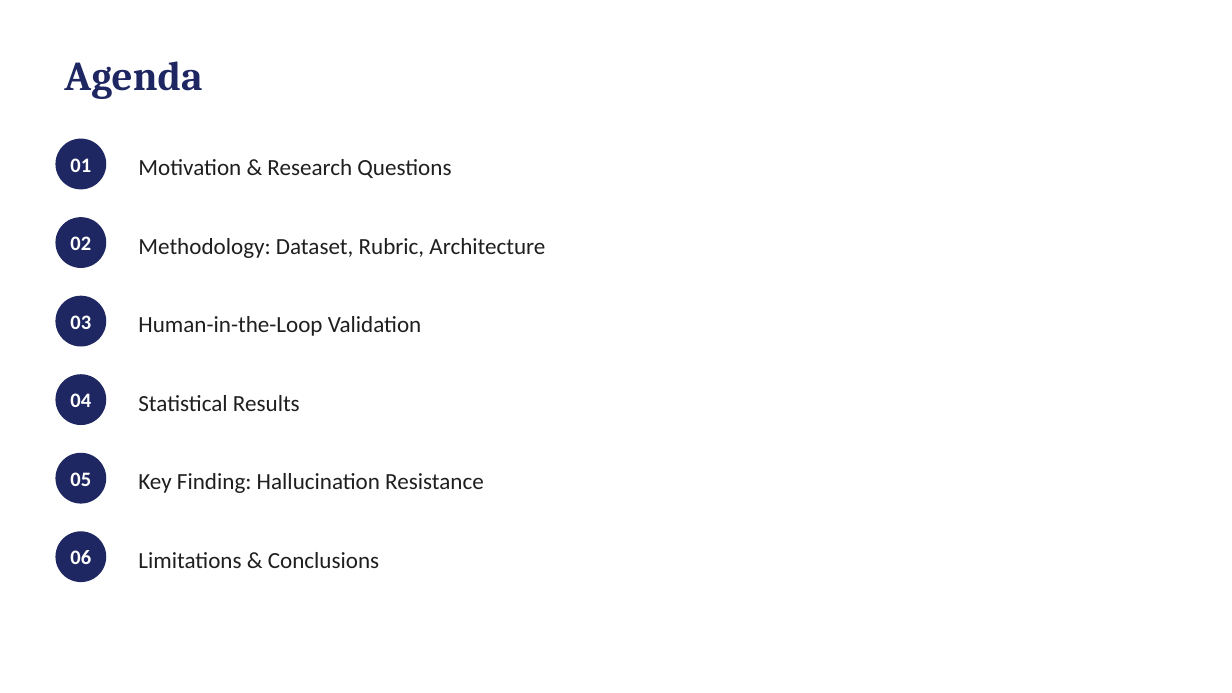
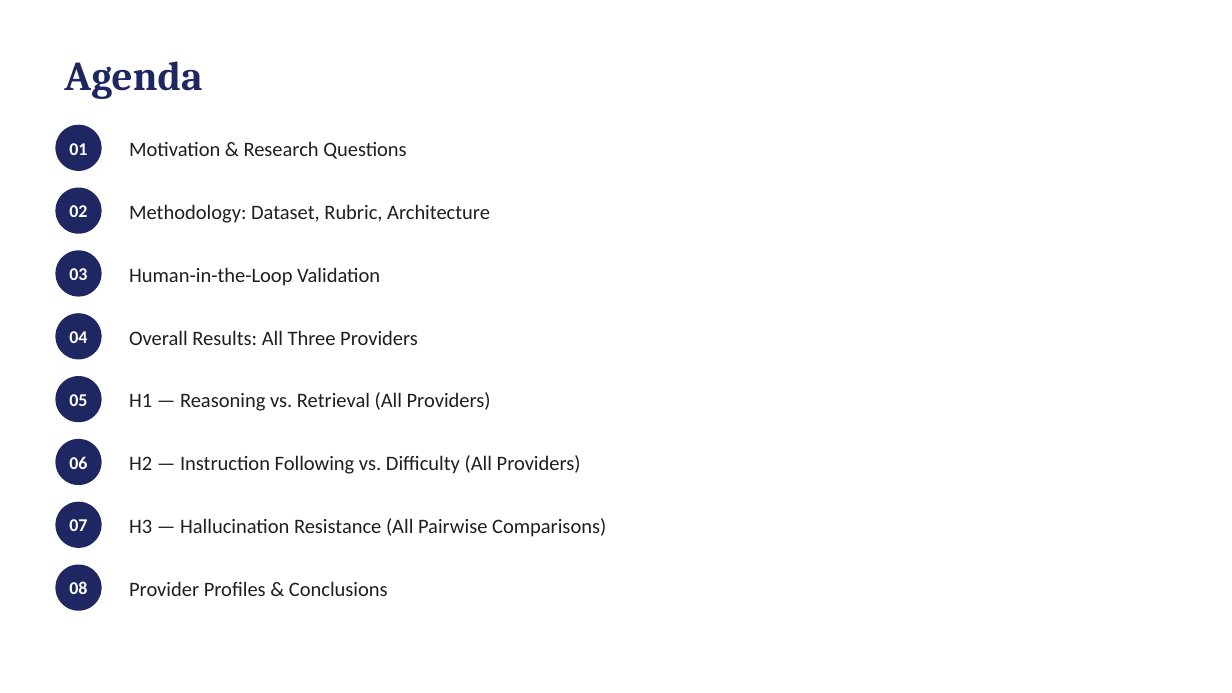
Before and after one commit to jazibasad/LLM-Benchmarking-Framework, a slide deck: slide 2 of 06_Final_Report/Final_Presentation.pptx. Drawn at 1232x693 pixels with LibreOffice and Linux fonts; fonts in the diff are those of the drawing. Boxes give left, top, right and bottom in pixels: in the first picture for what was removed or moved away, otherwise in the second. Text is boxed around its words. In the diff, an @@ line names an element or a change of style, - is before the commit and + after.

```diff
--- a/06_Final_Report/Final_Presentation.pptx
+++ b/06_Final_Report/Final_Presentation.pptx
@@ text "01": place and size @@
-text "01" at box(70, 158, 91, 172)
+text "01" at box(69, 143, 87, 155)
@@ ellipse: place and size @@
-ellipse at box(55, 139, 106, 189)
+ellipse at box(55, 125, 102, 171)
@@ text "Motivation & Research Questions": place and size @@
-text "Motivation & Research Questions" at box(138, 159, 451, 178)
+text "Motivation & Research Questions" at box(129, 141, 406, 159)
@@ text "02": place and size @@
-text "02" at box(70, 236, 91, 250)
+text "02" at box(69, 205, 87, 217)
@@ ellipse: place and size @@
-ellipse at box(55, 217, 106, 268)
+ellipse at box(55, 188, 102, 234)
@@ text "Methodology: Dataset, Rubric, Architecture": place and size @@
-text "Methodology: Dataset, Rubric, Architecture" at box(138, 238, 545, 258)
+text "Methodology: Dataset, Rubric, Architecture" at box(129, 204, 490, 223)
@@ text "03": place and size @@
-text "03" at box(70, 315, 91, 329)
+text "03" at box(69, 268, 87, 280)
@@ ellipse: place and size @@
-ellipse at box(55, 296, 106, 347)
+ellipse at box(55, 250, 102, 297)
@@ size 18 to 16 pt in 3 elements at box(129, 141, 406, 159), box(129, 204, 490, 223), box(129, 267, 380, 286) @@
@@ text "Human-in-the-Loop Validation": place and size @@
-text "Human-in-the-Loop Validation" at box(138, 316, 422, 336)
+text "Human-in-the-Loop Validation" at box(129, 267, 380, 286)
@@ text "04": place and size @@
-text "04" at box(70, 393, 91, 407)
+text "04" at box(69, 331, 87, 343)
@@ ellipse: place and size @@
-ellipse at box(55, 374, 106, 425)
+ellipse at box(55, 313, 102, 360)
@@ text at box(129, 330, 418, 345): text changed; size 18 to 16 pt @@
-Statistical Results
+Overall Results: All Three Providers
@@ text "05": place and size @@
-text "05" at box(70, 472, 91, 486)
+text "05" at box(69, 394, 87, 406)
@@ ellipse: place and size @@
-ellipse at box(55, 453, 106, 504)
+ellipse at box(55, 376, 102, 422)
@@ text at box(129, 392, 491, 411): text changed; size 18 to 16 pt @@
-Key Finding: Hallucination Resistance
+H1 — Reasoning vs. Retrieval (All Providers)
@@ size 16 to 14 pt in 6 elements at box(69, 143, 87, 155), box(69, 205, 87, 217), box(69, 268, 87, 280), box(69, 331, 87, 343), box(69, 394, 87, 406), box(69, 456, 87, 469) @@
@@ text "06": place and size @@
-text "06" at box(70, 550, 91, 564)
+text "06" at box(69, 456, 87, 469)
@@ ellipse: place and size @@
-ellipse at box(55, 531, 106, 582)
+ellipse at box(55, 439, 102, 485)
@@ text added at box(129, 455, 581, 474), 16 pt, text #1F1F1F @@
+H2 — Instruction Following vs. Difficulty (All Providers)
@@ ellipse added at box(55, 502, 102, 548), fill #1E2761 @@
@@ text added at box(69, 519, 87, 531), 14 pt, text #FFFFFF, bold @@
+07
@@ text added at box(129, 518, 606, 537), 16 pt, text #1F1F1F @@
+H3 — Hallucination Resistance (All Pairwise Comparisons)
@@ ellipse added at box(55, 565, 102, 611), fill #1E2761 @@
@@ text added at box(69, 581, 87, 594), 14 pt, text #FFFFFF, bold @@
+08
@@ text at box(129, 581, 388, 596): text changed; size 18 to 16 pt @@
-Limitations & Conclusions
+Provider Profiles & Conclusions
```
Also in this commit, not shown: 4 other slides changed, 4 slides added, 3 other files.
